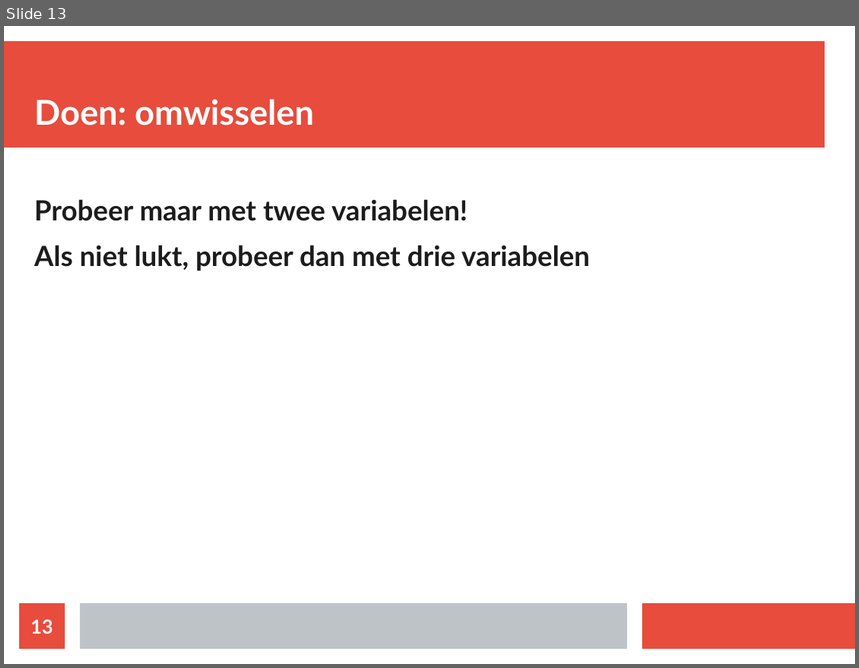
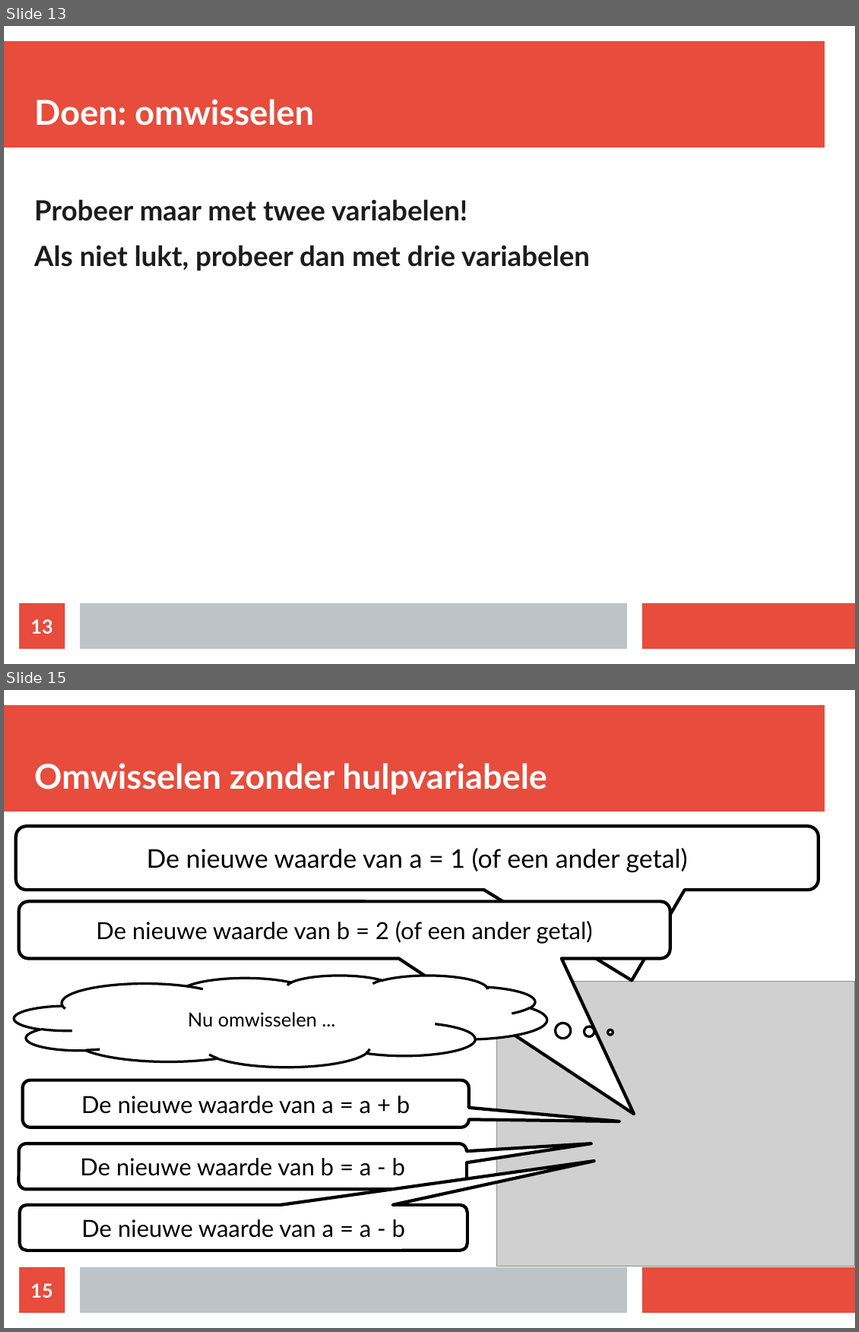
Before and after one commit to djog/dojo, a slide deck: LessenAlgemeen/Variabelen/Variabelen.odp. Shown one above the other, each under a label of ours: slide 13 before the commit, slides 13 and 15 after it; the slides between them are not shown. The pictures are 859x668 and 859x1332 pixels, drawn with LibreOffice and Linux fonts; fonts in the diff are those of the drawing; grey boxes stand for pictures. Boxes give left, top, right and bottom in pixels: in the first picture for what was removed or moved away, otherwise in the second. Text is boxed around its words. In the diff, an @@ line names an element or a change of style, - is before the commit and + after.

```diff
--- a/LessenAlgemeen/Variabelen/Variabelen.odp
+++ b/LessenAlgemeen/Variabelen/Variabelen.odp
@@ slide 15 added at (4, 690, 855, 1328), background #FFFFFF; not listed: 3 template elements that a slide beside it also shows @@
@@ title added at (34, 763, 547, 795), 32 pt, text #FFFFFF, bold @@
+Omwisselen zonder hulpvariabele
@@ rounded speech box added at (15, 826, 819, 890), fill #FFFFFF, outline #000000 3 pt, 24 pt, text #000000 @@
+De nieuwe waarde van a = 1 (of een ander getal)
@@ rounded speech box added at (18, 901, 671, 959), fill #FFFFFF, outline #000000 3 pt, 22 pt, text #000000 @@
+De nieuwe waarde van b = 2 (of een ander getal)
@@ thought cloud added at (14, 976, 547, 1068), fill #FFFFFF, outline #000000 2.3 pt, 18 pt, text #000000 @@
+Nu omwisselen ...
@@ picture added at (497, 981, 855, 1266) @@
@@ rounded speech box added at (22, 1081, 469, 1128), fill #FFFFFF, outline #000000 3 pt, 22 pt, text #000000 @@
+De nieuwe waarde van a = a + b
@@ rounded speech box added at (18, 1144, 467, 1190), fill #FFFFFF, outline #000000 3 pt, 22 pt, text #000000 @@
+De nieuwe waarde van b = a - b
@@ rounded speech box added at (19, 1205, 468, 1251), fill #FFFFFF, outline #000000 3 pt, 22 pt, text #000000 @@
+De nieuwe waarde van a = a - b
@@ page number added at (19, 1268, 65, 1313), fill #E74C3C, 18 pt, text #FFFFFF, bold @@
+15
```
Also in this commit, not shown: 2 other slides added, 1 other file.
